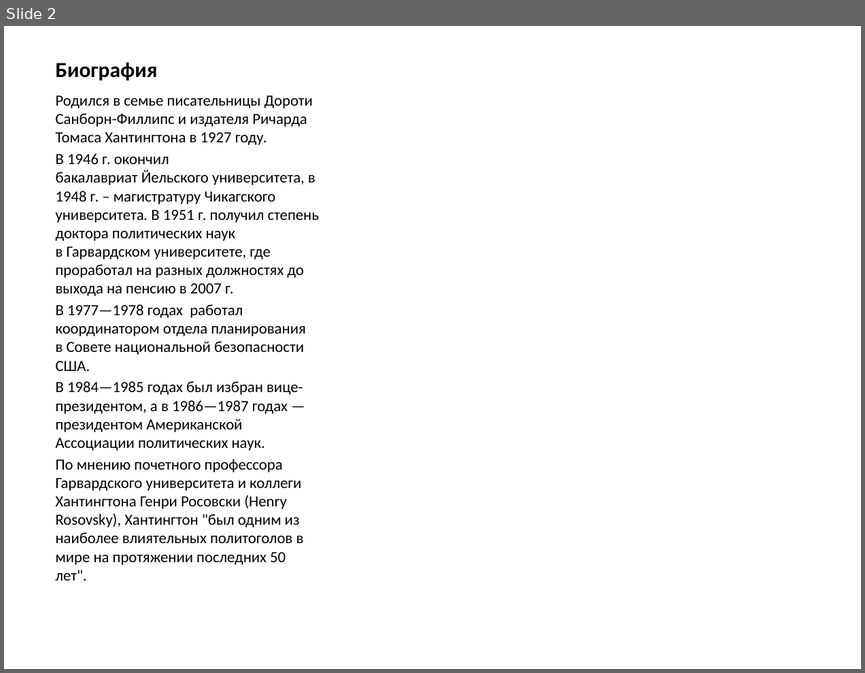
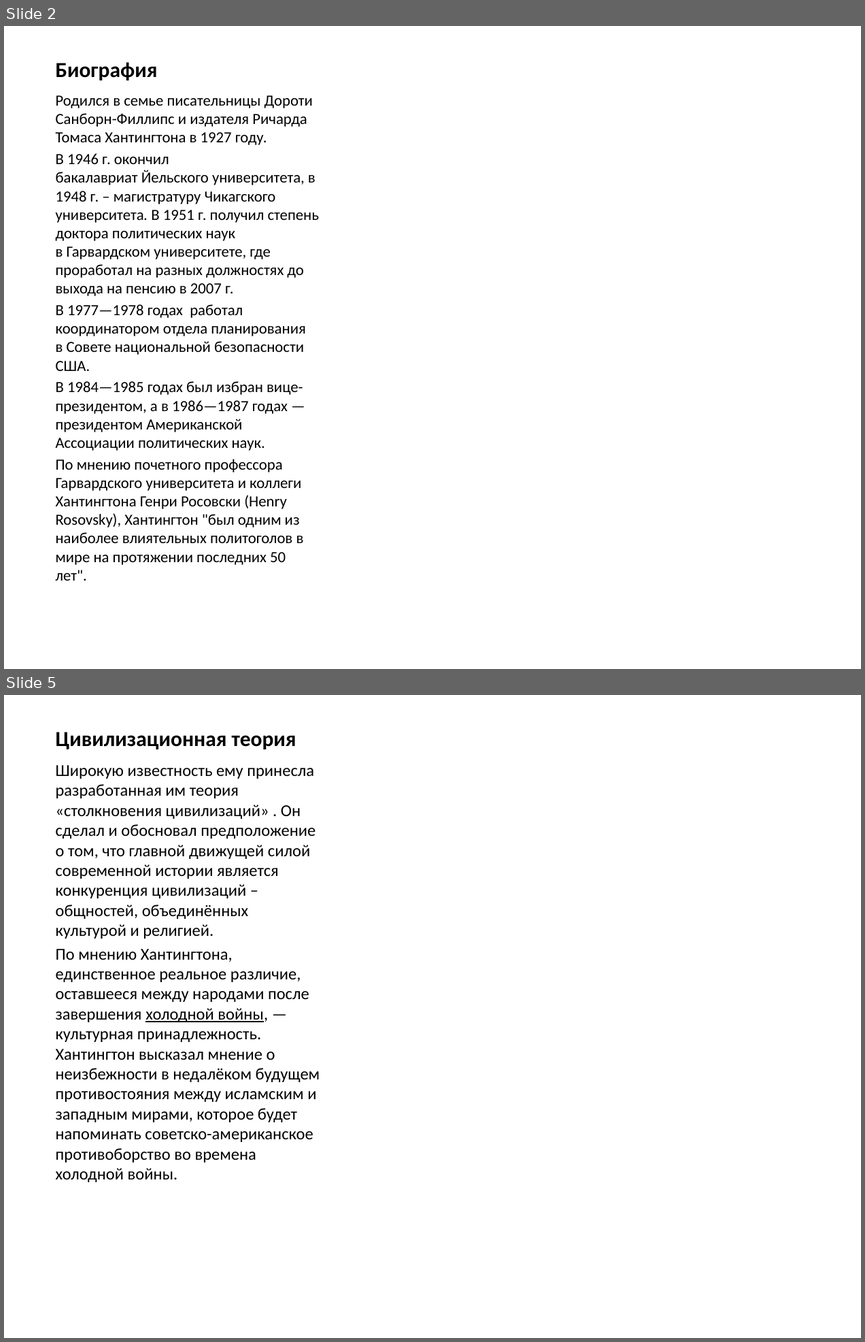
Before and after one commit to IAKalash/MyRep, a slide deck: Other/Сэмюэл Филлипс Хантингтон.pptx. Shown one above the other, each under a label of ours: slide 2 before the commit, slides 2 and 5 after it; the slides between them are not shown. The pictures are 865x673 and 865x1342 pixels, drawn with LibreOffice and Linux fonts; fonts in the diff are those of the drawing. Boxes give left, top, right and bottom in pixels: in the first picture for what was removed or moved away, otherwise in the second. Text is boxed around its words. In the diff, an @@ line names an element or a change of style, - is before the commit and + after.

```diff
--- a/Other/Сэмюэл Филлипс Хантингтон.pptx
+++ b/Other/Сэмюэл Филлипс Хантингтон.pptx
@@ slide 5 added at [4,695,861,1338], background #FFFFFF @@
@@ title added at [56,732,296,749], 18 pt, text #000000, bold @@
+Цивилизационная теория
@@ text added at [56,765,320,1182], 14 pt, text #000000 @@
+Широкую известность ему принесла разработанная им теория «столкновения цивилизаций» . Он сделал и обосновал предположение о том, что главной движущей силой современной истории является конкуренция цивилизаций – общностей, объединённых культурой и религией.
+По мнению Хантингтона, единственное реальное различие, оставшееся между народами после завершения холодной войны, — культурная принадлежность. Хантингтон высказал мнение о неизбежности в недалёком будущем противостояния между исламским и западным мирами, которое будет напоминать советско-американское противоборство во времена холодной войны.
```
Also in this commit, not shown: 1 slide changed, 3 other slides added, 1 other file.
